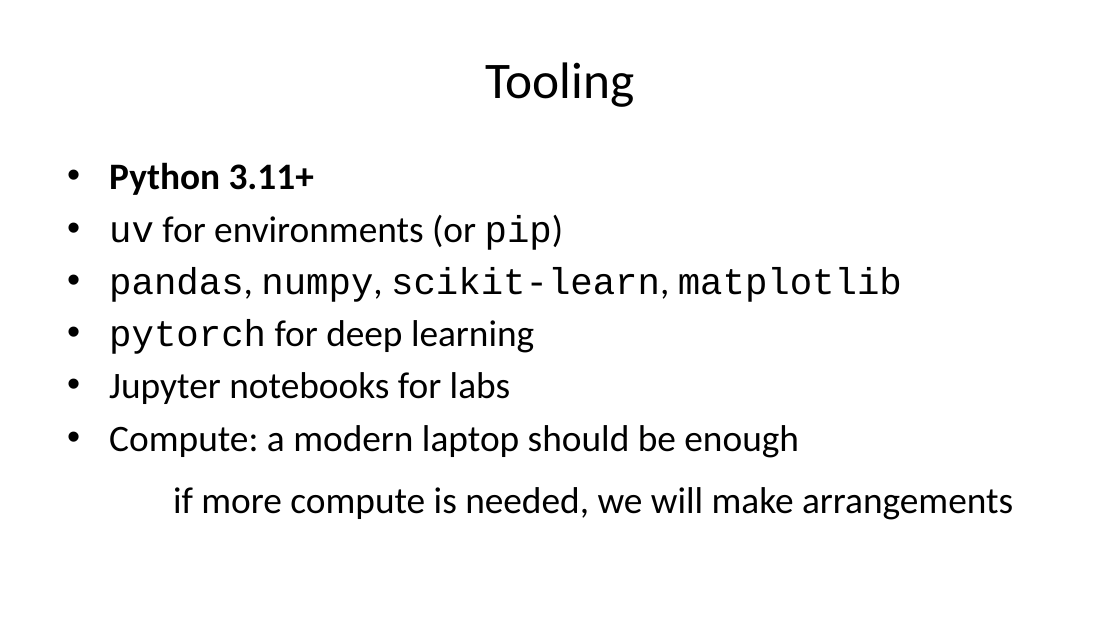
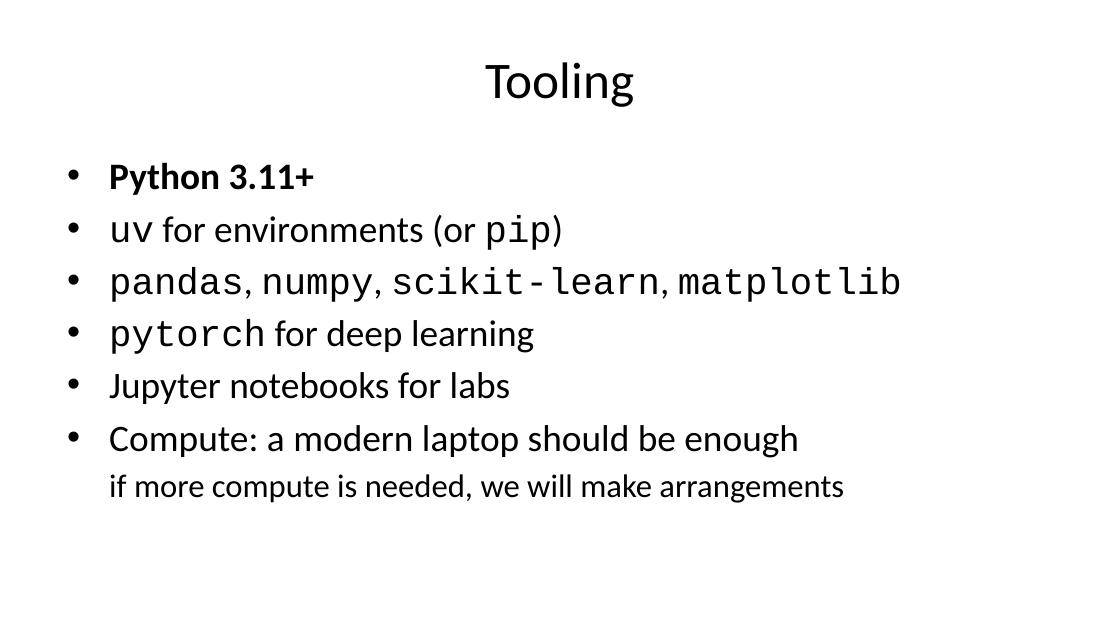
Before and after one commit to pauldubois98/AdcancedTopicsDataScience2026, a slide deck: slide 9 of Course01/slides.pptx. Drawn at 1120x630 pixels with LibreOffice and Linux fonts; fonts in the diff are those of the drawing. Boxes give left, top, right and bottom in pixels: in the first picture for what was removed or moved away, otherwise in the second. Text is boxed around its words. In the diff, an @@ line names an element or a change of style, - is before the commit and + after.

```diff
--- a/Course01/slides.pptx
+++ b/Course01/slides.pptx
@@ text at bbox=[109, 474, 844, 503]: size 24 to 21 pt in "if more compute is needed, we will ..."; list level 2 to 1 in "if more compute is needed, ..." @@
```
Also in this commit, not shown: 12 other slides changed, 6 slides added, 10 slides removed, 1 other file.
